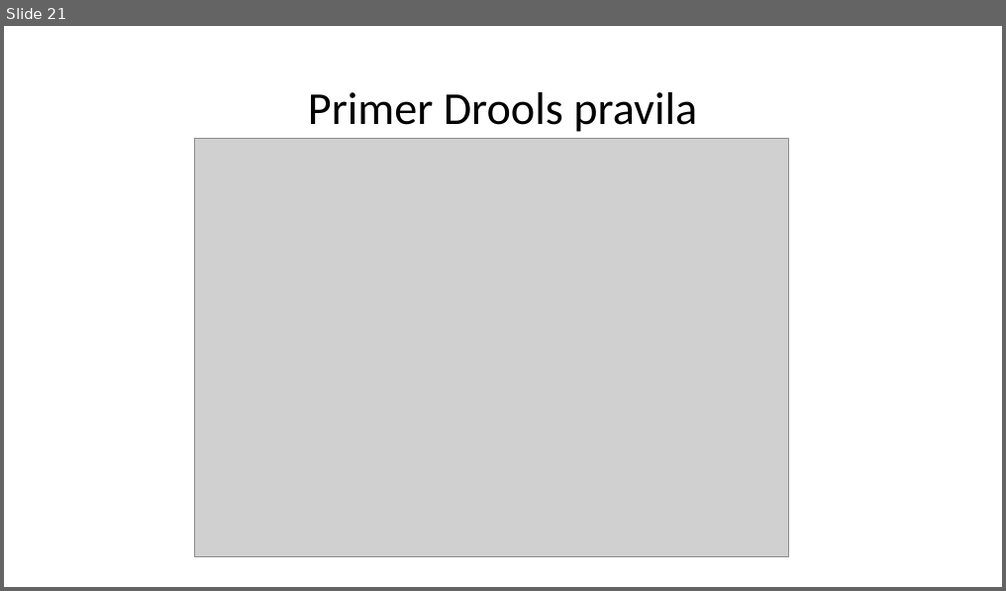
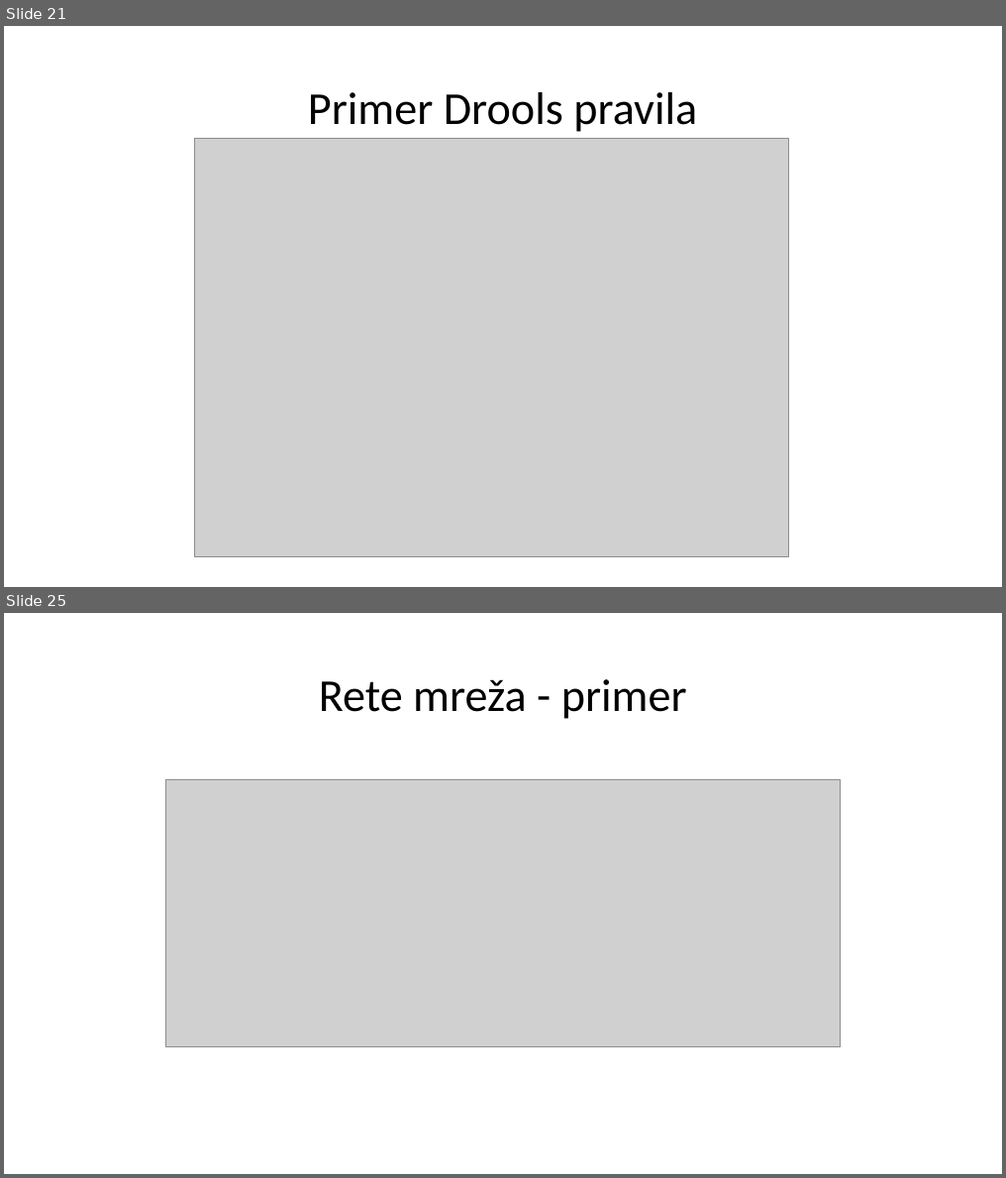
Before and after one commit to MileMiljanovic/StudentPortal, a slide deck: Rukovanje pravilima u poslovnim web aplikacijama.pptx. Shown one above the other, each under a label of ours: slide 21 before the commit, slides 21 and 25 after it; the slides between them are not shown. The pictures are 1006x591 and 1006x1178 pixels, drawn with LibreOffice and Linux fonts; fonts in the diff are those of the drawing; grey boxes stand for pictures. Boxes give left, top, right and bottom in pixels: in the first picture for what was removed or moved away, otherwise in the second. Text is boxed around its words. In the diff, an @@ line names an element or a change of style, - is before the commit and + after.

```diff
--- a/Rukovanje pravilima u poslovnim web aplikacijama.pptx
+++ b/Rukovanje pravilima u poslovnim web aplikacijama.pptx
@@ slide 25 added at <box>4,613,1002,1174</box>, background #FFFFFF @@
@@ title added at <box>319,679,687,719</box>, 44 pt, text #000000 @@
+Rete mreža - primer
@@ picture added at <box>166,780,841,1048</box> @@
```
Also in this commit, not shown: 15 other slides added.
